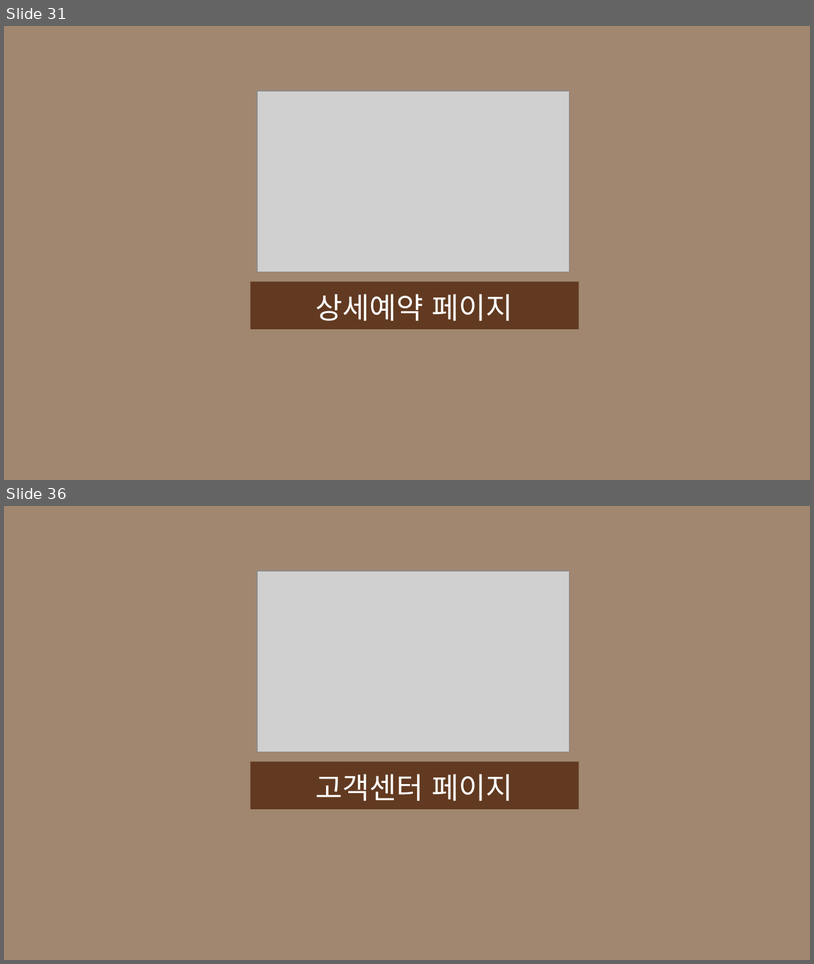
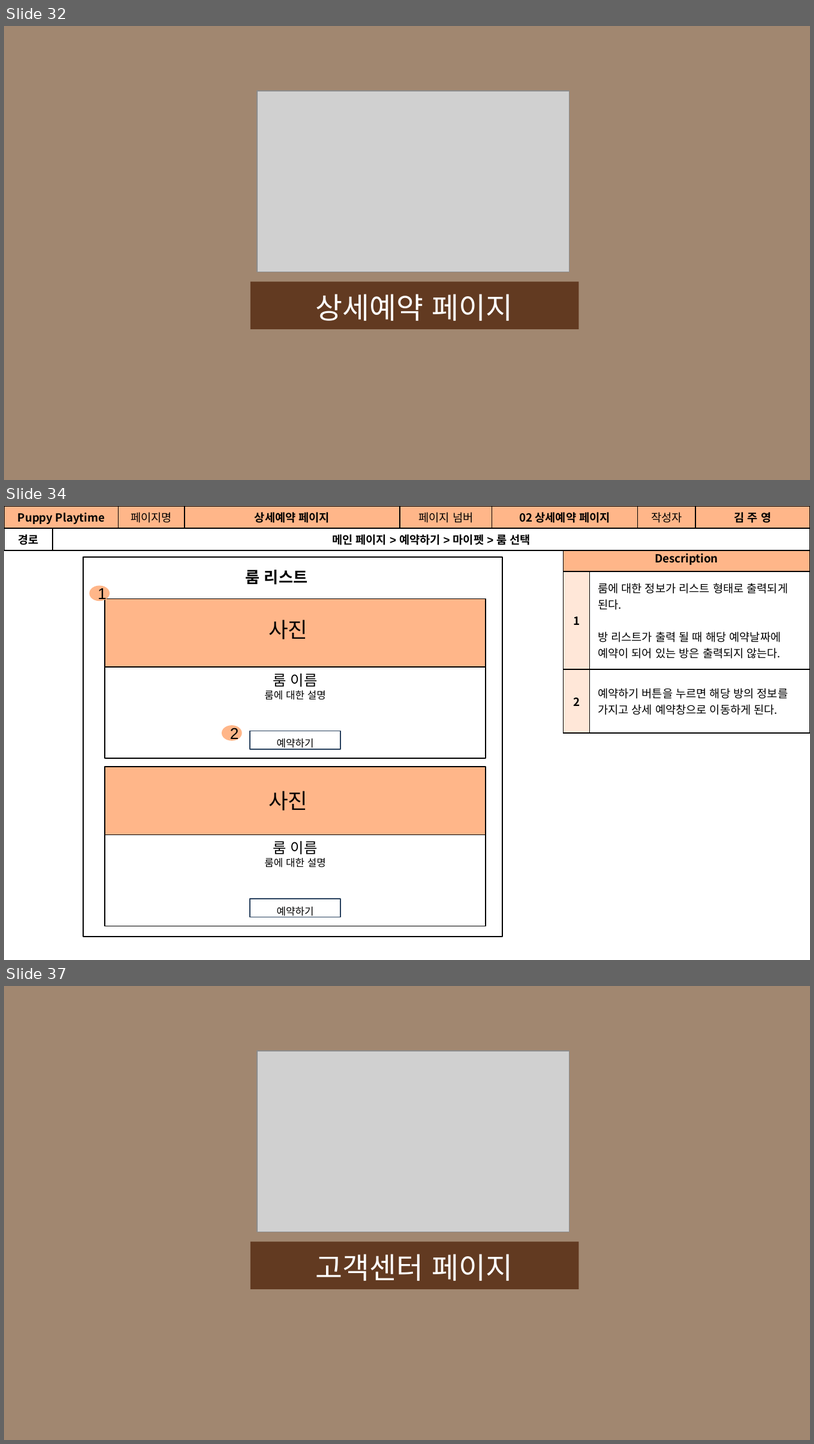
Before and after one commit to Jogging-Kim-Chaebak/PuppyPlaytime, a slide deck: 프로젝트 산출물/9. 스토리보드/Puppy Playtime 사용자 스토리보드.pptx. Shown one above the other, each under a label of ours: slides 31 and 36 before the commit, slides 32, 34 and 37 after it; the slides between them are not shown. The pictures are 814x964 and 814x1444 pixels, drawn with LibreOffice and Linux fonts; fonts in the diff are those of the drawing; grey boxes stand for pictures. Boxes give left, top, right and bottom in pixels: in the first picture for what was removed or moved away, otherwise in the second. Text is boxed around its words. In the diff, an @@ line names an element or a change of style, - is before the commit and + after.

```diff
--- a/프로젝트 산출물/9. 스토리보드/Puppy Playtime 사용자 스토리보드.pptx
+++ b/프로젝트 산출물/9. 스토리보드/Puppy Playtime 사용자 스토리보드.pptx
@@ slide 34 added at (4, 506, 810, 960), background #FFFFFF @@
@@ table added at (4, 506, 810, 547), 2 rows, 8 columns @@
+Puppy Playtime |  | 페이지명 | 상세예약 페이지 | 페이지 넘버 | 02 상세예약 페이지 | 작성자 | 김 주 영
+경로 | 메인 페이지 > 예약하기 > 마이펫 > 룸 선택 |  |  |  |  |  | 
@@ text added at (12, 510, 129, 525), 10 pt, text #000000, bold @@
+공간(오피스) 대여 시스템
@@ table added at (563, 545, 810, 733), 3 rows, 2 columns @@
+Description | 
+1 | 룸에 대한 정보가 리스트 형태로 출력되게 된다. / 방 리스트가 출력 될 때 해당 예약날짜에 예약이 되어 있는 방은 출력되지 않는다.
+2 | 예약하기 버튼을 누르면 해당 방의 정보를 가지고 상세 예약창으로 이동하게 된다.
@@ ellipse added at (90, 586, 108, 600), fill #FFB689, outline #FFB689 2 pt, 14 pt, text #000000 @@
+1
@@ ellipse added at (222, 726, 240, 739), fill #FFB689, outline #FFB689 2 pt, 14 pt, text #000000 @@
+2
@@ group added at (83, 557, 503, 936): 7 rectangles, 3 texts @@
+룸 리스트
+룸 이름
+룸에 대한 설명
+예약하기
+사진
+룸 이름
+룸에 대한 설명
+예약하기
+사진
@@ what was slide 31 is now slide 32 @@
@@ what was slide 36 is now slide 37 @@
```
Also in this commit, not shown: 5 slides changed, 5 other slides added, 5 slides removed, 9 other files.
